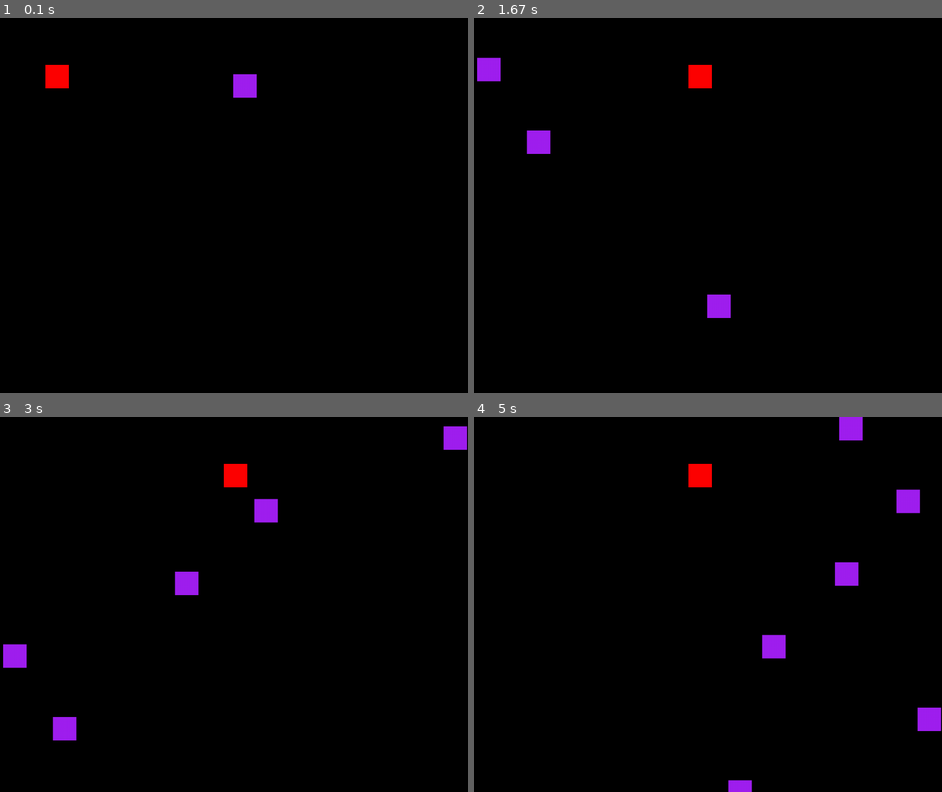
Above: before the commit, frames 1-4 (two rows, left to right).
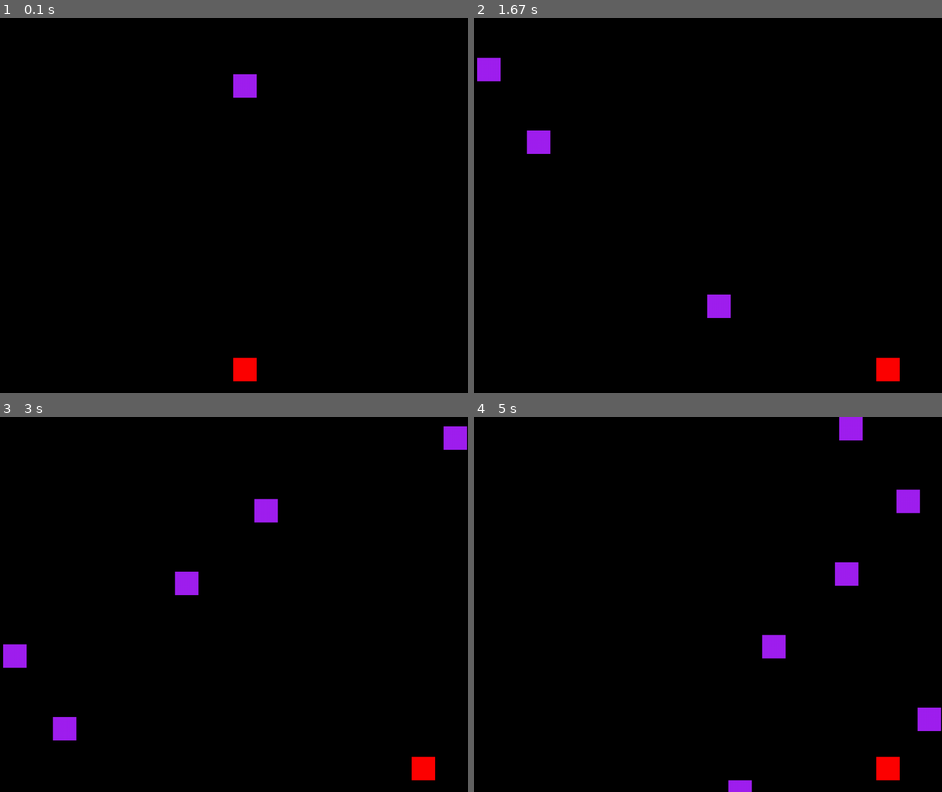
Above: after the commit, the same moments.

Repository: jocsanmj/Pygame
Game: pygame game, started from Game/pygame1.py
Same seed, same stepped clock (60 frames per second), same inputs: the game is played once before the commit and once after it.
Inputs:
- Up to frame 1 (0.1 s): no input
- Up to frame 2 (1.67 s): hold D 0.33-0.8 s; hold D 0.83-1.3 s; hold A from 1.33 s (still down)
- Up to frame 3 (3 s): release A at 1.87 s; hold A 1.9-2.3 s; hold D 2.33-2.97 s
- Up to frame 4 (5 s): hold A 3-3.47 s; hold D 3.5-3.97 s; hold D 4-4.47 s; hold A from 4.5 s (still down)

The runs differ from the first frame. In frame 1, 0.6% of the frame differs, in the area x 9-55%, y 12-97%; in frame 2, 0.6%; in frame 3, 0.6%; in frame 4, 0.6%.

Commit message:
ci: cube movement only laterally and down position on the screen

Diff:
--- a/Game/pygame1.py
+++ b/Game/pygame1.py
@@ -14,7 +14,7 @@
 reloj = pygame.time.Clock()  # Crea un objeto reloj para controlar el tiempo.
 tiempo_pasado = 0  # Variable para rastrear el tiempo pasado.
 tiempo_entre_enemigos = 500  # Intervalo entre la aparición de nuevos enemigos en milisegundos.
-cubo = Cubo(100, 100)  # Crea una instancia de la clase Cubo en la posición (100, 100).
+cubo = Cubo(ANCHO/2, ALTO-75)  # Crea una instancia de la clase Cubo en la posición (100, 100).
 enemigos = []  # Lista para almacenar enemigos.
 
 # Añade un enemigo en el centro de la parte superior de la ventana.
@@ -23,11 +23,11 @@
 # Función para gestionar el movimiento del cubo mediante las teclas W, A, S, D.
 def gestionar_teclas(teclas):
     # Si se presiona 'W', el cubo se mueve hacia arriba.
-    if teclas[pygame.K_w]:
-        cubo.y -= cubo.velocidad  # Reduce la coordenada Y para mover el cubo hacia arriba.
+    #if teclas[pygame.K_w]:
+        #cubo.y -= cubo.velocidad  # Reduce la coordenada Y para mover el cubo hacia arriba.
     # Si se presiona 'S', el cubo se mueve hacia abajo.
-    if teclas[pygame.K_s]:
-        cubo.y += cubo.velocidad  # Aumenta la coordenada Y para mover el cubo hacia abajo.
+    #if teclas[pygame.K_s]:
+        #cubo.y += cubo.velocidad  # Aumenta la coordenada Y para mover el cubo hacia abajo.
     # Si se presiona 'A', el cubo se mueve hacia la izquierda.
     if teclas[pygame.K_a]:
         cubo.x -= cubo.velocidad  # Reduce la coordenada X para mover el cubo a la izquierda.
